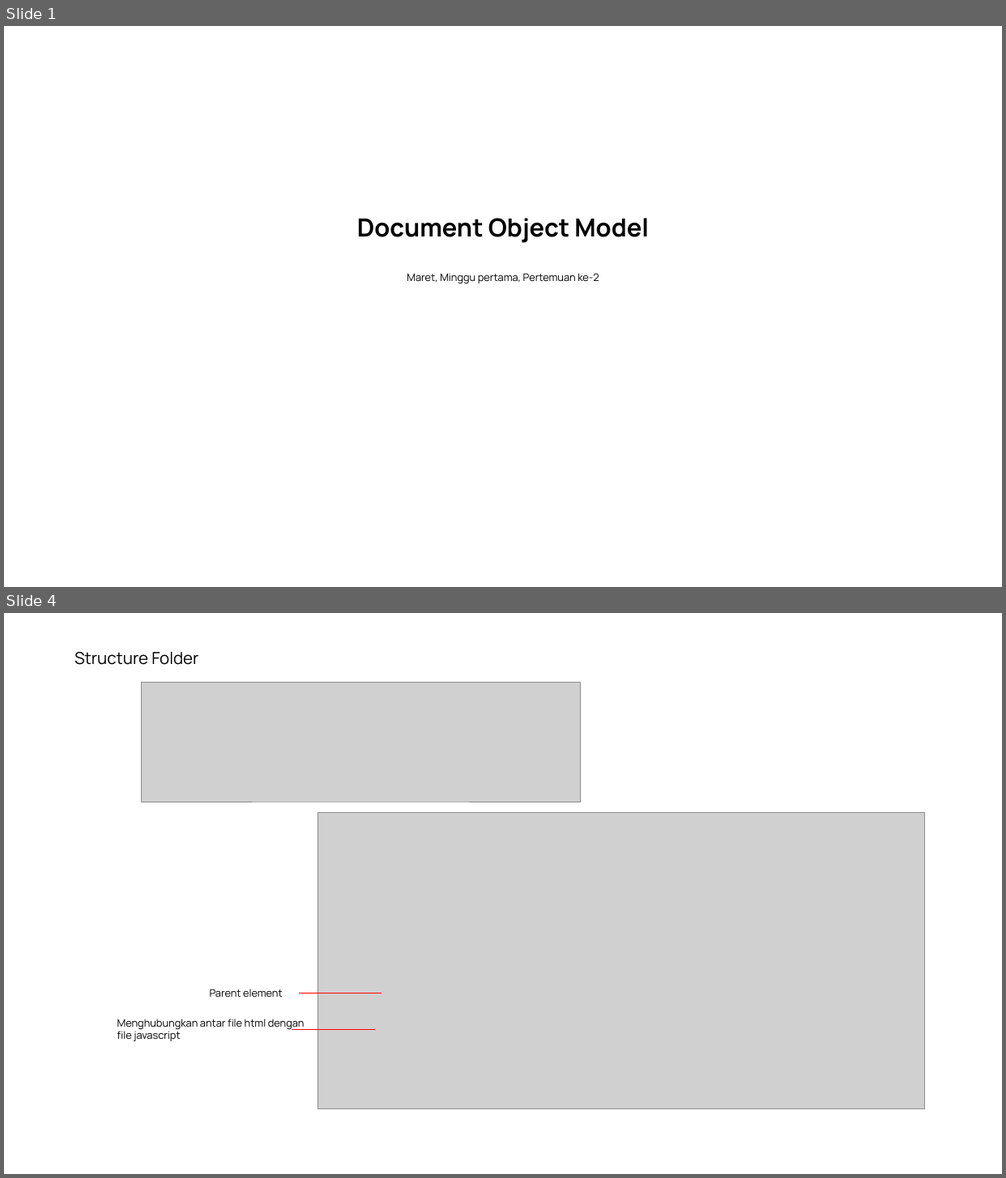
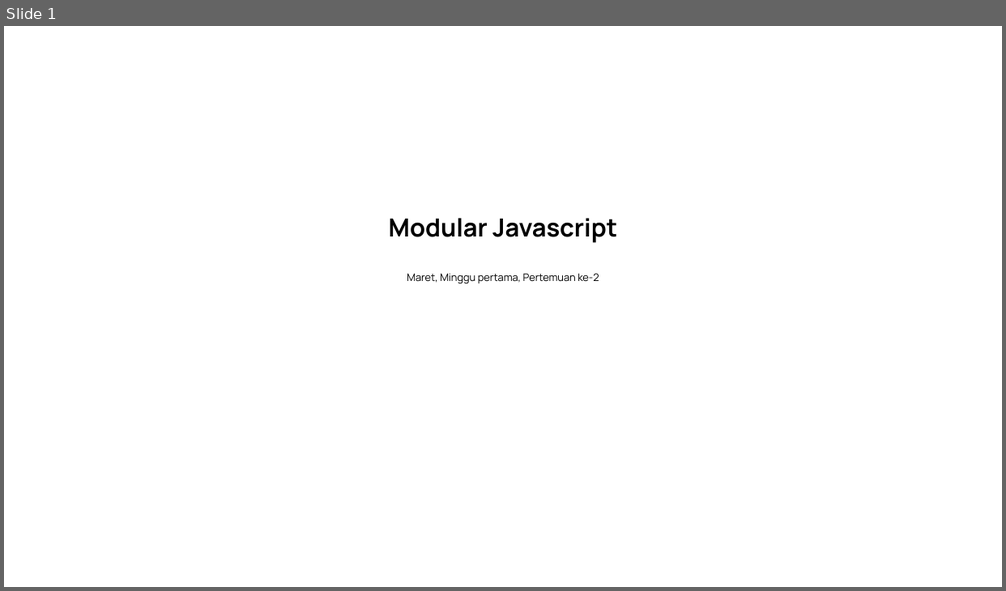
Before and after one commit to saddam-satria/learning-material, a slide deck: march/week-1/meeting-3/PPT.pptx. Shown one above the other, each under a label of ours: slides 1 and 4 before the commit, slide 1 after it; the slides between them are not shown. The pictures are 1006x1178 and 1006x591 pixels, drawn with LibreOffice and Linux fonts; fonts in the diff are those of the drawing; grey boxes stand for pictures. Boxes give left, top, right and bottom in pixels: in the first picture for what was removed or moved away, otherwise in the second. Text is boxed around its words. In the diff, an @@ line names an element or a change of style, - is before the commit and + after.

```diff
--- a/march/week-1/meeting-3/PPT.pptx
+++ b/march/week-1/meeting-3/PPT.pptx
@@ slide 4 removed at (4,613,1002,1174), background #FFFFFF @@
@@ text removed at (74,652,198,665) @@
-Structure Folder
@@ picture removed at (141,683,580,802) @@
@@ picture removed at (317,813,925,1110) @@
@@ text removed at (210,989,283,998) @@
-Parent element
@@ line removed from (299, 994) to (382, 994) @@
@@ text removed at (117,1019,305,1041) @@
-Menghubungkan antar file html dengan file javascript
@@ line removed from (292, 1029) to (374, 1029) @@
@@ slide 1 changed as well @@
@@ text at (389,218,617,243): text changed @@
-Document Object Model
+Modular Javascript
```
Also in this commit, not shown: 4 slides added, 6 other slides removed, 9 other files.
